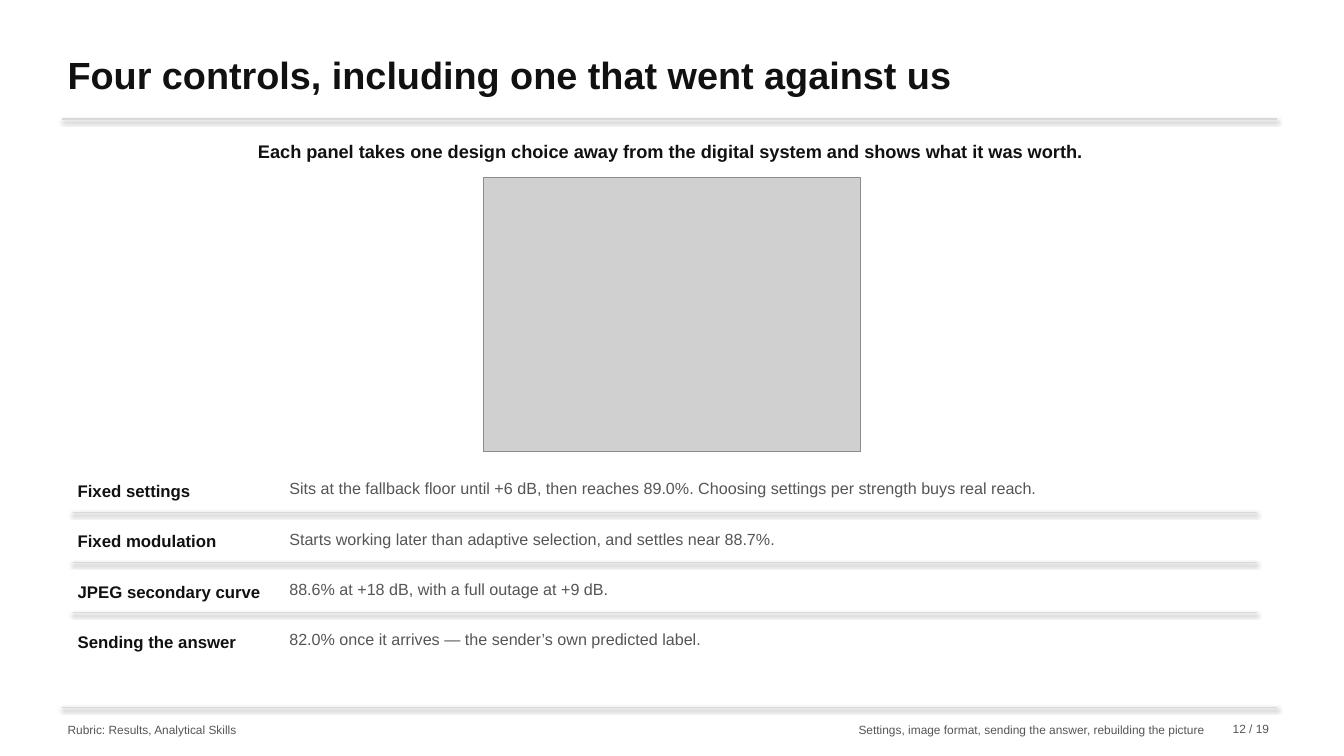
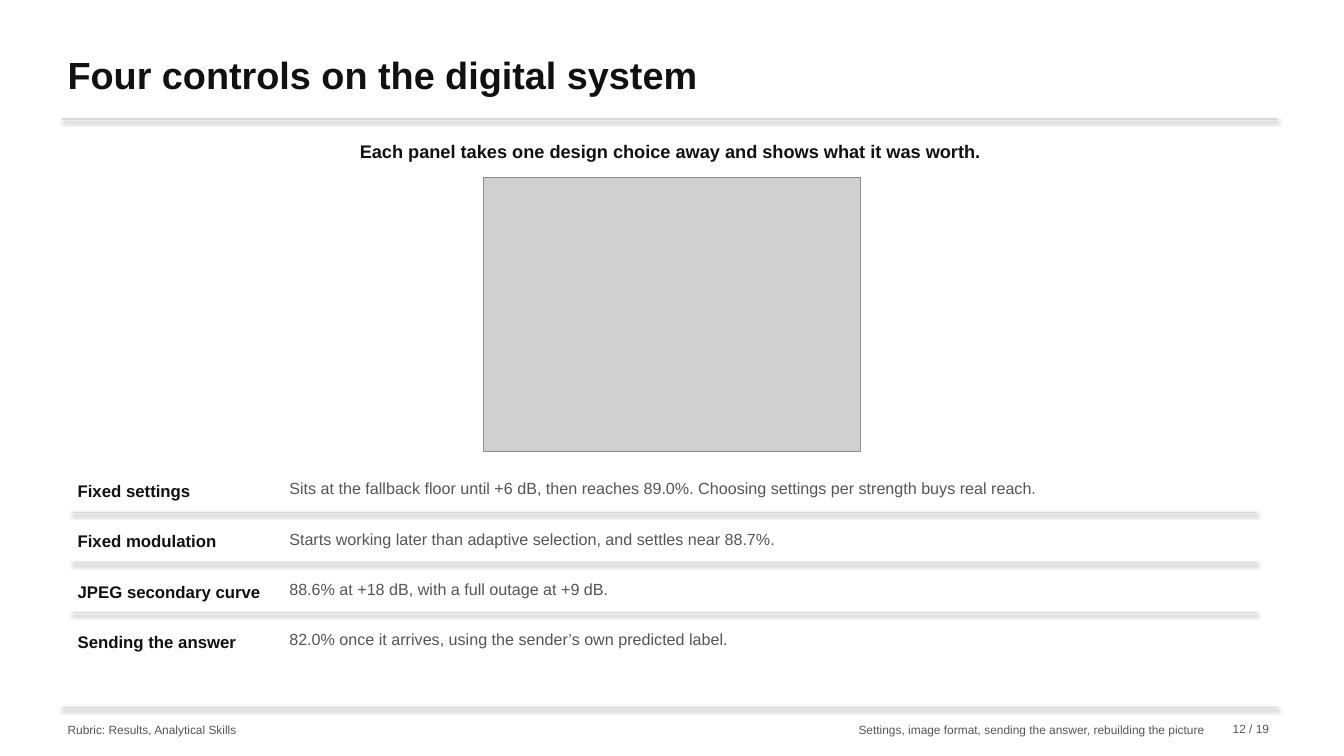
Before and after one commit to nxck2005/capstone, a slide deck: slide 12 of deliverables/review-2/semantic-communication-second-review.pptx. Drawn at 1344x756 pixels with LibreOffice and Linux fonts; fonts in the diff are those of the drawing; grey boxes stand for pictures. Boxes give left, top, right and bottom in pixels: in the first picture for what was removed or moved away, otherwise in the second. Text is boxed around its words. In the diff, an @@ line names an element or a change of style, - is before the commit and + after.

```diff
--- a/deliverables/review-2/semantic-communication-second-review.pptx
+++ b/deliverables/review-2/semantic-communication-second-review.pptx
@@ text at [68, 61, 697, 96]: text changed @@
-Four controls, including one that went against us
+Four controls on the digital system
@@ text at [360, 144, 980, 162]: text changed @@
-Each panel takes one design choice away from the digital system and shows what it was worth.
+Each panel takes one design choice away and shows what it was worth.
@@ text at [289, 633, 727, 649]: text changed @@
-82.0% once it arrives — the sender’s own predicted label.
+82.0% once it arrives, using the sender’s own predicted label.
```
Also in this commit, not shown: 10 other slides changed, 15 other files.
